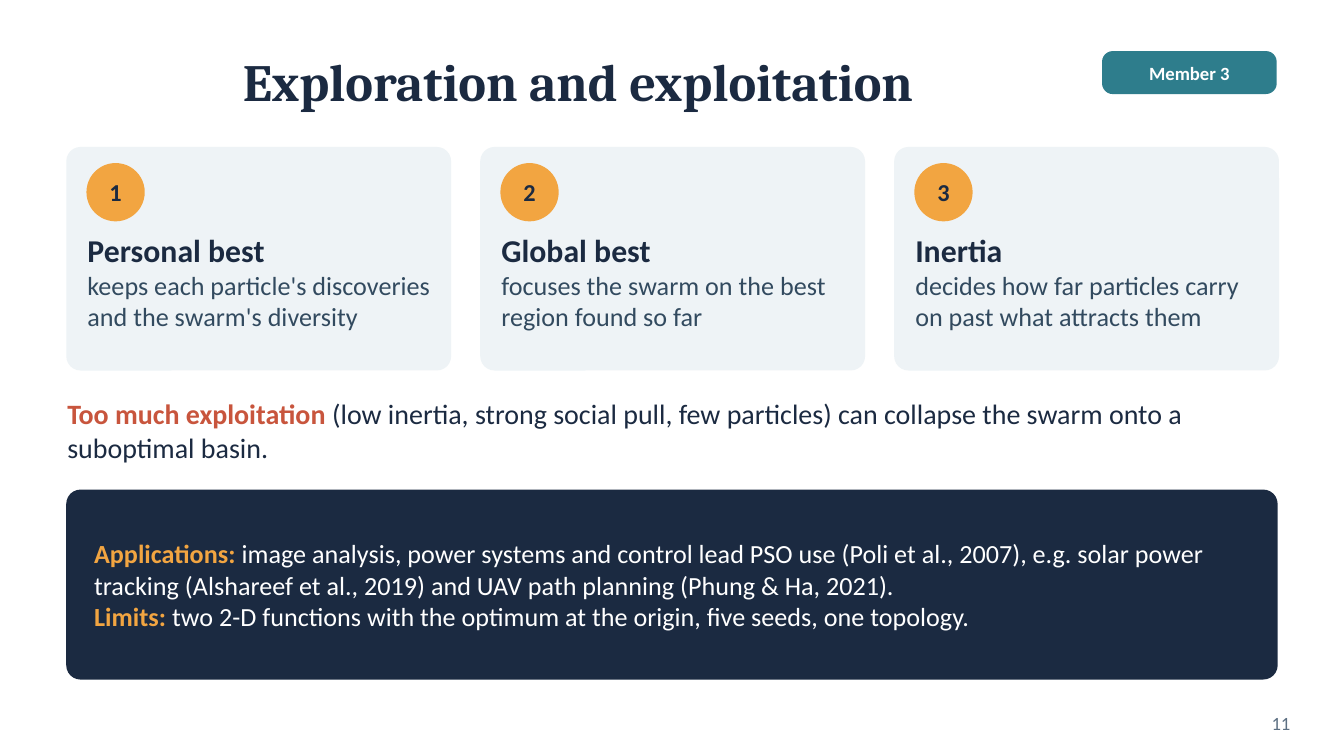
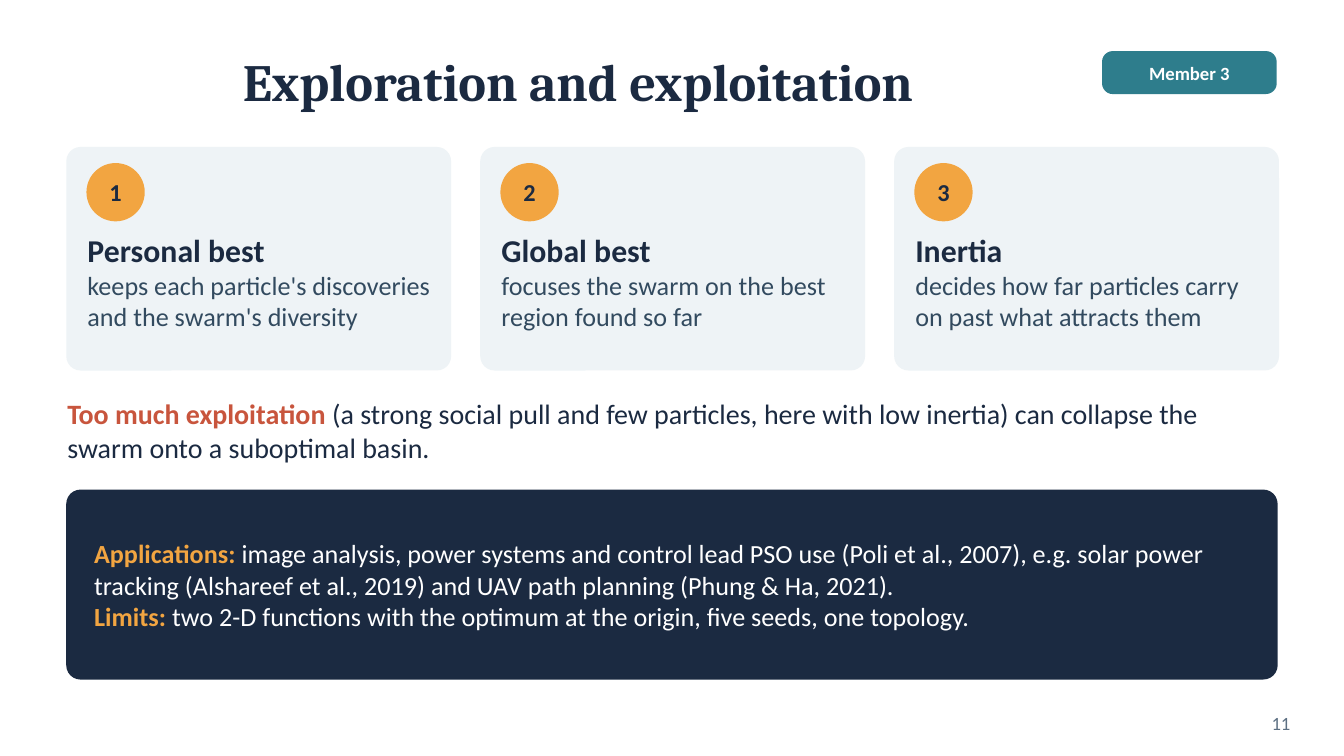
Before and after one commit to huynhhuuphucminh/Seminar-AI, a slide deck: slide 11 of 05_Slide/Slide_Seminar_PSO.pptx. Drawn at 1344x756 pixels with LibreOffice and Linux fonts; fonts in the diff are those of the drawing. Boxes give left, top, right and bottom in pixels: in the first picture for what was removed or moved away, otherwise in the second. Text is boxed around its words. In the diff, an @@ line names an element or a change of style, - is before the commit and + after.

```diff
--- a/05_Slide/Slide_Seminar_PSO.pptx
+++ b/05_Slide/Slide_Seminar_PSO.pptx
@@ text at box(67, 403, 1197, 463): text changed @@
-Too much exploitation (low inertia, strong social pull, few particles) can collapse the swarm onto a suboptimal basin.
+Too much exploitation (a strong social pull and few particles, here with low inertia) can collapse the swarm onto a suboptimal basin.
```
Also in this commit, not shown: 4 other files.
